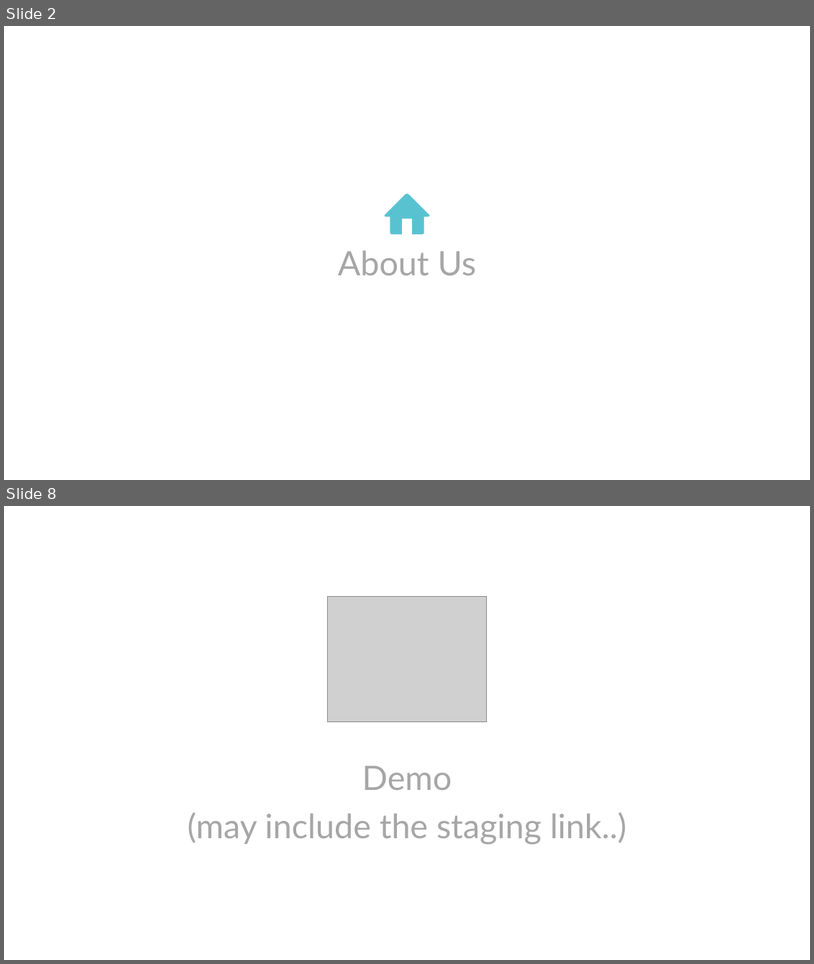
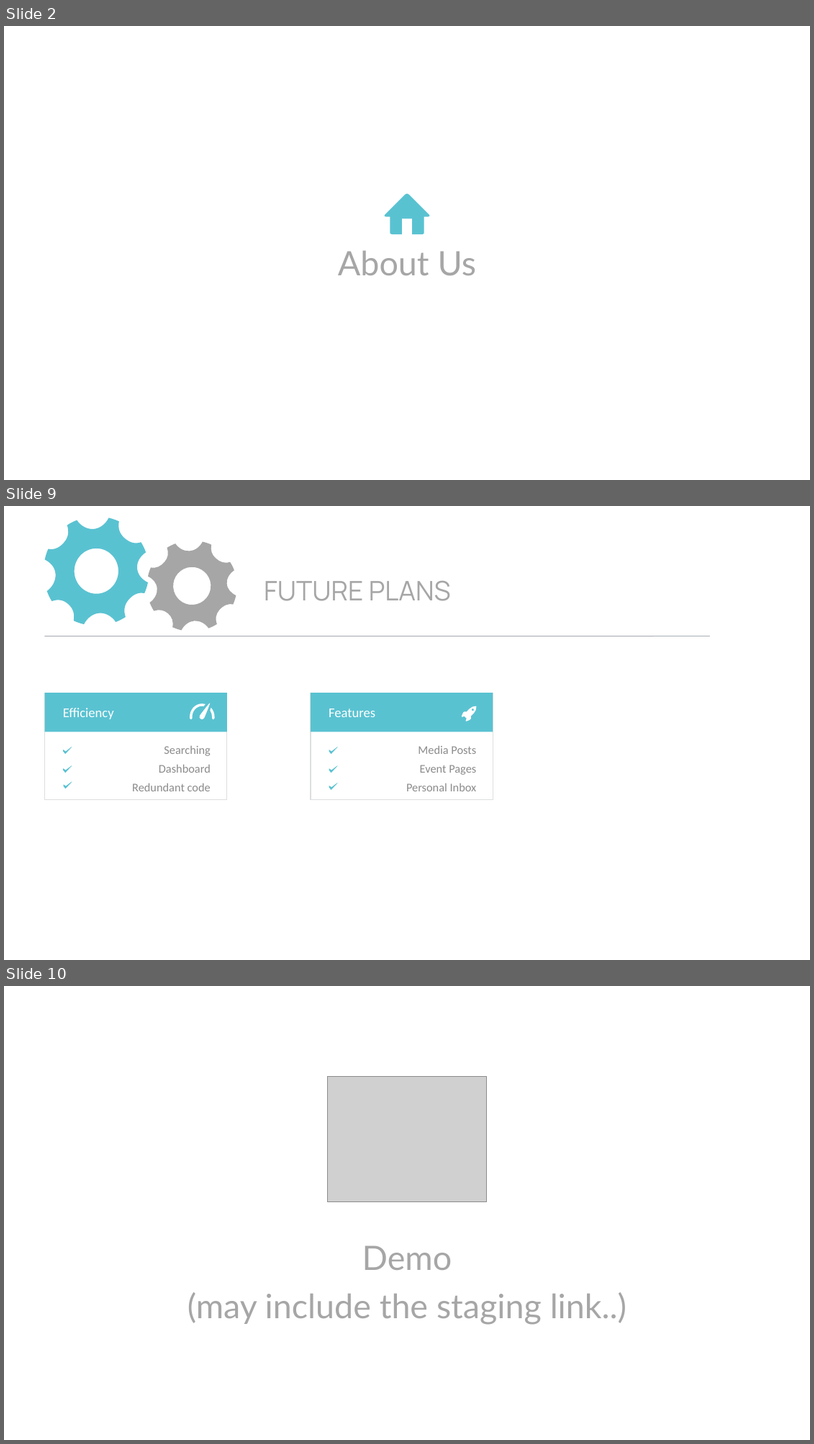
Before and after one commit to rbob96/GRNFanZone, a slide deck: Documentation/Demonstration/Demo - Final.pptx. Shown one above the other, each under a label of ours: slides 2 and 8 before the commit, slides 2, 9 and 10 after it; the slides between them are not shown. The pictures are 814x964 and 814x1444 pixels, drawn with LibreOffice and Linux fonts; fonts in the diff are those of the drawing; grey boxes stand for pictures. Boxes give left, top, right and bottom in pixels: in the first picture for what was removed or moved away, otherwise in the second. Text is boxed around its words. In the diff, an @@ line names an element or a change of style, - is before the commit and + after.

```diff
--- a/Documentation/Demonstration/Demo - Final.pptx
+++ b/Documentation/Demonstration/Demo - Final.pptx
@@ slide 9 added at box(4, 506, 810, 960), background #FFFFFF @@
@@ freeform shape added at box(44, 518, 148, 625), fill #59C2D1 @@
@@ freeform shape added at box(148, 542, 237, 630), fill #A6A6A6 @@
@@ text added at box(264, 581, 451, 601), 32 pt, text #A6A6A6 @@
+FUTURE PLANS
@@ line added from (710, 636) to (44, 636), #A9AEB3 0.75 pt @@
@@ rectangle added at box(44, 693, 226, 800), fill #FFFFFF, outline #DCDEE0 1 pt @@
@@ rectangle added at box(44, 692, 226, 731), fill #59C2D1 @@
@@ rectangle added at box(311, 693, 493, 800), fill #FFFFFF, outline #DCDEE0 1 pt @@
@@ rectangle added at box(311, 692, 493, 731), fill #59C2D1 @@
@@ text added at box(63, 708, 114, 719), 16 pt, text #FFFFFF @@
+Efficiency
@@ freeform shape added at box(190, 703, 214, 719), fill #FFFFFF @@
@@ text added at box(329, 708, 376, 717), 16 pt, text #FFFFFF @@
+Features
@@ freeform shape added at box(462, 706, 477, 721), fill #FFFFFF @@
@@ freeform shape added at box(63, 746, 72, 754), fill #59C2D1 @@
@@ text added at box(132, 746, 211, 791), 14 pt, text #8C8C8C @@
+Searching
+Dashboard
+Redundant code
@@ freeform shape added at box(329, 746, 338, 754), fill #59C2D1 @@
@@ text added at box(406, 746, 477, 791), 14 pt, text #8C8C8C @@
+Media Posts
+Event Pages
+Personal Inbox
@@ freeform shape added at box(63, 765, 72, 773), fill #59C2D1 @@
@@ freeform shape added at box(63, 781, 72, 788), fill #59C2D1 @@
@@ freeform shape added at box(329, 765, 338, 773), fill #59C2D1 @@
@@ freeform shape added at box(329, 782, 338, 790), fill #59C2D1 @@
@@ what was slide 8 is now slide 10 @@
```
Also in this commit, not shown: 1 slide changed, 5 other slides added, 4 slides removed, 12 other files.
